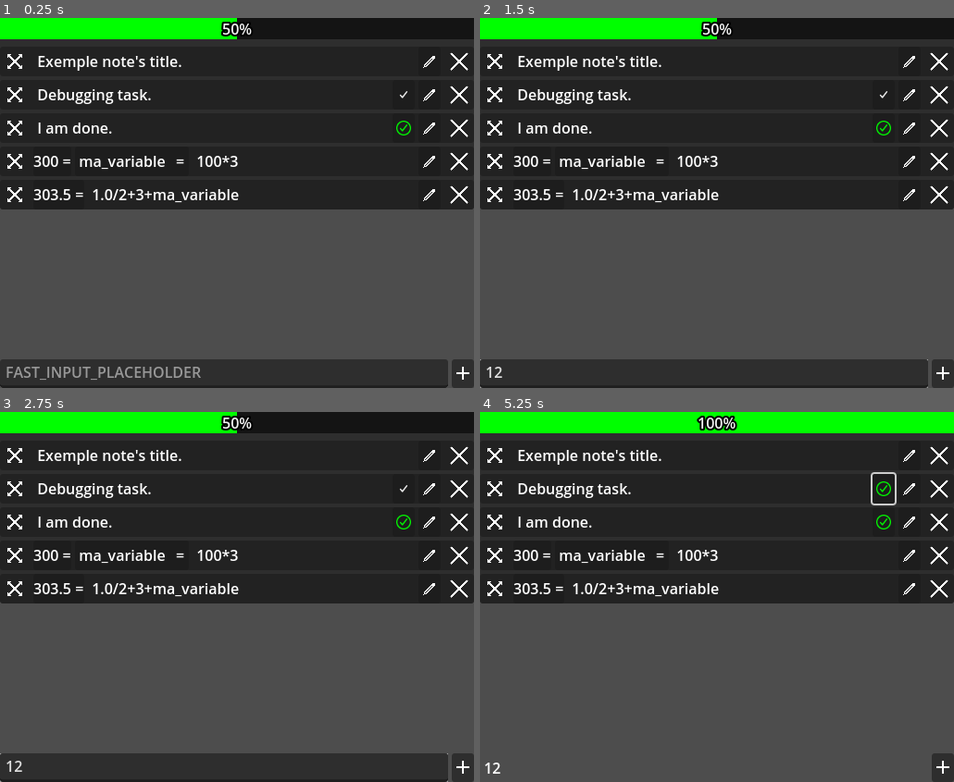
Above: before the commit, frames 1-4 (two rows, left to right).
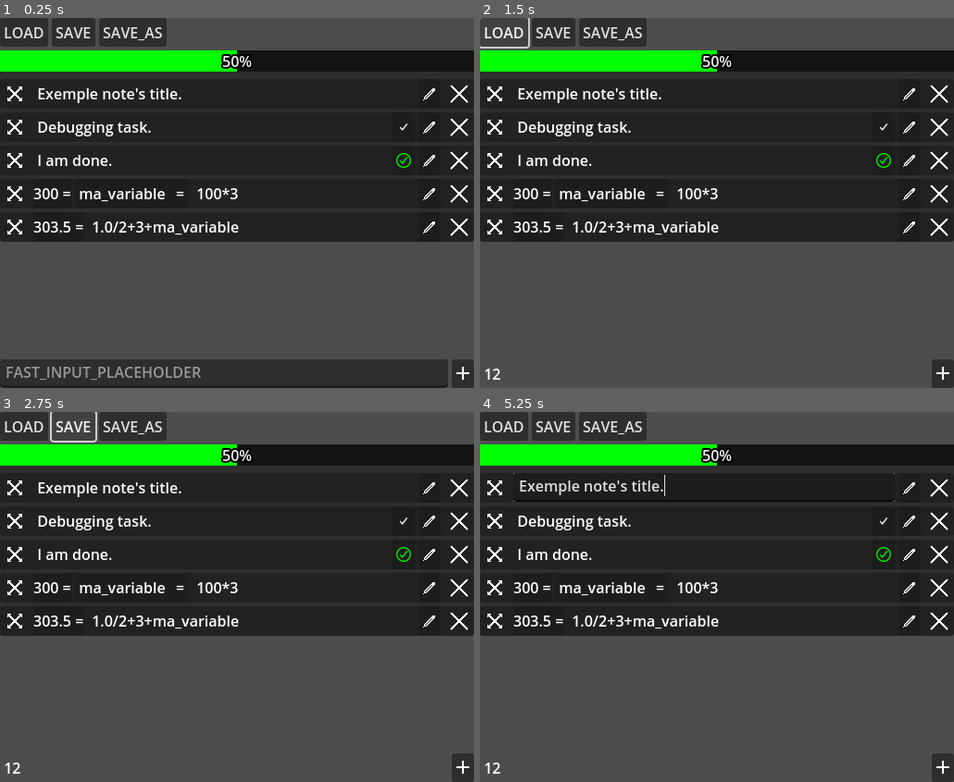
Above: after the commit, the same moments.

Repository: xorblo-doitus/Bloc-notes-plus-plus
Game: Godot game, scene res://src/app/main.tscn
The game is run twice, just before and just after one commit, with the same random seed, the same clock (stepped at 60 frames per second) and the same inputs. The engine's default icon, where the game draws it, is replaced by a stand-in: a white triangle on a blue panel in a dark square.
Inputs (mouse positions are in pixels of both pictures, inside the frame that each line leads up to):
- Up to frame 1 (0.25 s): no input
- Up to frame 2 (1.5 s): click (702, 373) at 0.52 s; type "12" at 0.6 s; click (503, 32) at 1.25 s, where only the run after the commit has a clickable "LOAD"
- Up to frame 3 (2.75 s): click (75, 426) at 2 s, where only the run after the commit has a clickable "SAVE"
- Up to frame 4 (5.25 s): click (612, 426) at 2.75 s, where only the run after the commit has a clickable "SAVE_AS"; click (494, 456) at 3.52 s; click (494, 456) at 4.27 s; click (882, 489) at 5.02 s

The runs differ from the first frame. In frame 1, 23% of the frame differs, in the area x 0-100%, y 0-61%; in frame 2, 30%, in the area x 0-100%, y 0-100%; in frame 3, 30%; in frame 4, 23%.

Commit message:
Implemented GUI for saving and loading workspace

Diff:
--- a/src/app/main.gd
+++ b/src/app/main.gd
@@ -23,16 +23,32 @@
 	load_workspace()
 
 
-func load_workspace() -> void:
-	var loaded_workspace: Object = Saver.load_object_from_file(
-		EasySettings.get_setting("save/path/latest_workspace")
-	)
+func _process(_d) -> void:
+	if Time.get_ticks_msec() % 10 == 0:
+		prints(
+			Time.get_ticks_msec(),
+			Variable.all_variables,
+		)
+		for ref in Variable.all_variables:
+			print(ref.get_ref(), " references: ", ref.get_ref().get_reference_count())
+
+
+var first_load: bool = true
+func load_workspace(path: String = "") -> void:
+	if path:
+		EasySettings.set_setting("save/path/latest_workspace", path)
+	else:
+		path = EasySettings.get_setting("save/path/latest_workspace")
+
+	var loaded_workspace: Object = Saver.load_object_from_file(path)
 
 	if loaded_workspace is ErrorHelper:
-		if not loaded_workspace.godot_builtin_error == ERR_FILE_NOT_FOUND:
+		if first_load and not loaded_workspace.godot_builtin_error == ERR_FILE_NOT_FOUND:
 			loaded_workspace.set_description(
 				tr(&"ERROR_WORKSPACE_LOAD_FAILED")
 			).popup()
+
+		first_load = false
 
 		# Triger setter
 		workspace = workspace
@@ -40,6 +56,22 @@
 		workspace = loaded_workspace
 
 	_on_note_list_changed(workspace.note_list.notes, [])
+
+
+func save_workspace(path: String = "") -> void:
+	if path:
+		EasySettings.set_setting("save/path/latest_workspace", path)
+	else:
+		path = EasySettings.get_setting("save/path/latest_workspace")
+
+	var error: ErrorHelper = Saver.save_object(workspace, path)
+
+	if error:
+		error.set_description(
+			tr(&"ERROR_WORKSPACE_SAVE_FAILED")
+		).popup()
+
+		return
 
 
 ## Chainable
@@ -71,6 +103,8 @@
 	workspace.note_list.notes = new
 	notes_display.note_list.notes = new
 
+	print(new)
+
 	_can_change_notes = true
 	#_listening_to_notes_change = true
 
@@ -101,3 +135,32 @@
 		_on_note_created(Parser.new().execute(new)["_current_builder"].build())
 		fast_input.text = ""
 		#fast_input._grab_focus.call_deferred()
+
+
+func _on_load_pressed() -> void:
+	if not GlobalFileDialog.request_dialog():
+		return
+
+	GlobalFileDialog.file_mode = FileDialog.FILE_MODE_OPEN_FILE
+	GlobalFileDialog.filters = [
+		"*.json, *.txt ; " + tr(&"WORKSPACE_SAVE"),
+	]
+	GlobalFileDialog.connect_while_in_use(
+		Connection.new(GlobalFileDialog.file_selected, load_workspace)
+	)
+	GlobalFileDialog.show()
+
+
+func _on_save_as_pressed() -> void:
+	if not GlobalFileDialog.request_dialog():
+		return
+
+	GlobalFileDialog.file_mode = FileDialog.FILE_MODE_SAVE_FILE
+	GlobalFileDialog.filters = [
+		"*.json, *.txt ; " + tr(&"WORKSPACE_SAVE"),
+	]
+	GlobalFileDialog.current_path = EasySettings.get_setting("save/path/latest_workspace")
+	GlobalFileDialog.connect_while_in_use(
+		Connection.new(GlobalFileDialog.file_selected, save_workspace)
+	)
+	GlobalFileDialog.show()
--- a/src/app/main.tscn
+++ b/src/app/main.tscn
@@ -23,6 +23,22 @@
 grow_horizontal = 2
 grow_vertical = 2
 
+[node name="Menus" type="HBoxContainer" parent="VBoxContainer"]
+layout_mode = 2
+
+[node name="Load" type="Button" parent="VBoxContainer/Menus"]
+layout_mode = 2
+text = "LOAD"
+
+[node name="Save" type="Button" parent="VBoxContainer/Menus"]
+layout_mode = 2
+text = "SAVE"
+
+[node name="SaveAs" type="Button" parent="VBoxContainer/Menus"]
+layout_mode = 2
+text = "SAVE_AS
+"
+
 [node name="Notes" type="ScrollContainer" parent="VBoxContainer"]
 layout_mode = 2
 size_flags_vertical = 3
@@ -43,5 +59,8 @@
 [node name="CreateNote" parent="VBoxContainer/Adding" instance=ExtResource("4_5y3he")]
 layout_mode = 2
 
+[connection signal="pressed" from="VBoxContainer/Menus/Load" to="." method="_on_load_pressed"]
+[connection signal="pressed" from="VBoxContainer/Menus/Save" to="." method="save_workspace"]
+[connection signal="pressed" from="VBoxContainer/Menus/SaveAs" to="." method="_on_save_as_pressed"]
 [connection signal="text_set" from="VBoxContainer/Adding/FastInput" to="." method="_on_fast_input_text_set"]
 [connection signal="note_created" from="VBoxContainer/Adding/CreateNote" to="." method="_on_note_created"]
